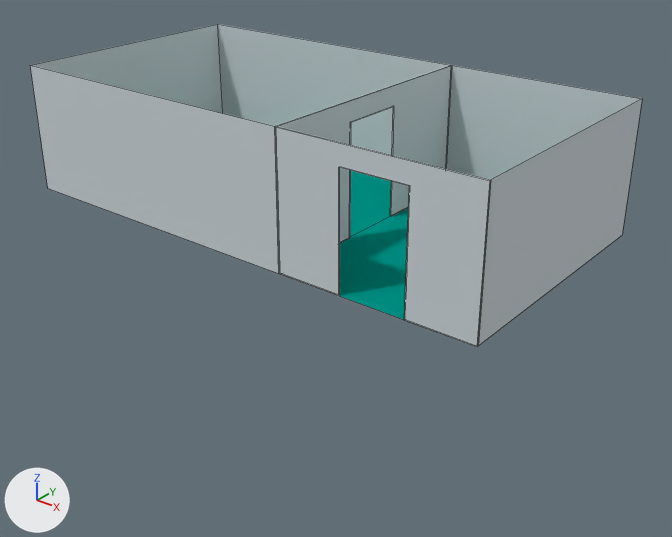
The Blender file Javoc/Assets/meshes/main_room.blend, before and after one commit.
One viewpoint serves both versions: a 50 mm camera at (10.45, -10.12, 5.4) aimed at (3.07, -0.9, -0.32). Arrows for +X, +Y and +Z are at lower left; the lights stay in place. Mesh edges are drawn as thin lines.

Names of what the first picture shows: 'door_wall', 'door_wall.001', 'main_room'.
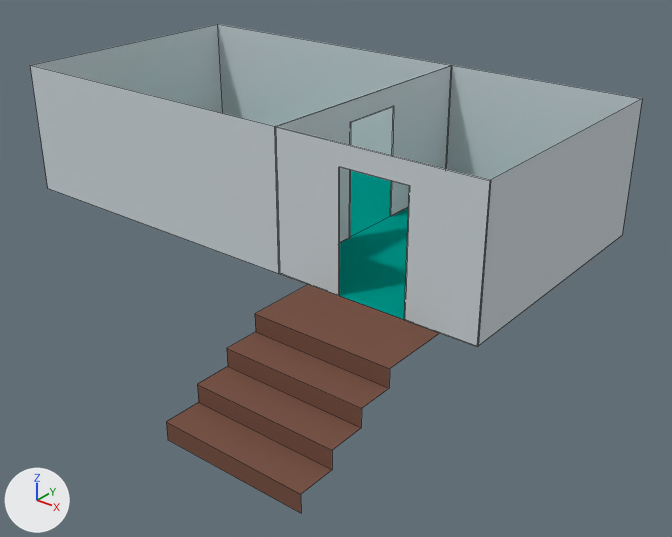
What differs and where, as boxes [x1, y1, x2, y2] in the pictures (672 x 537 px):
'main_room', reshaped (52% taller)
    before: [30, 24, 642, 346]
    after: [30, 24, 642, 513]
part 1 of me_cube_001, added (brown)
    after: [166, 285, 439, 513]

What the commit changed:
Material 'stairs' (mat_stairs) is new.
Its base color is (0.191, 0.0908, 0.0648) (brown #795548).
me_cube_001 has 17 vertices, 7 faces and spans x -1.0..7.0, y -3.0..1.0, z -1.0..1.0.
me_cube_001 is used by ob_main_room; location (-1.0, 1.0, 1.0).
Verts and faces of me_cube_001; kept vertices keep their numbers, new ones are numbered from 17.
Before the commit, vertices of me_cube_001: 13 (4.0, -3.0, -1.0) at pixel (279, 273), 14 (7.0, -3.0, -1.0) at pixel (477, 346).
Part 1, on me_cube_001:
New vertex 17 is at (4.5, -3.0, -1.0), pixel (308, 284).
New vertex 18 is at (4.5, -3.0, -1.0), pixel (308, 284).
New vertex 19 is at (4.5, -3.0, -1.0), pixel (308, 284).
New vertex 20 is at (4.5, -4.0, -1.0), pixel (254, 313).
New vertex 21 is at (4.5, -4.0, -1.25), pixel (255, 331).
New vertex 22 is at (4.5, -4.5, -1.25), pixel (226, 348).
New vertex 23 is at (4.5, -4.5, -1.5), pixel (227, 366).
New vertex 24 is at (4.5, -5.0, -1.5), pixel (197, 384).
New vertex 25 is at (4.5, -5.0, -1.75), pixel (198, 402).
New vertex 26 is at (4.5, -5.5, -1.75), pixel (166, 421).
New vertex 27 is at (4.5, -5.5, -2.0), pixel (167, 439).
New vertices 28 to 38 stand at vertices 17 to 27, in that order, plus (2.0, 0.0, 0.0).
New faces: (13, 17, 28, 14), (17, 18, 29, 28), (18, 19, 30, 29) (mat_floor (cyan #009688)).
New faces: (19, 20, 31, 30), (20, 21, 32, 31), (21, 22, 33, 32), (22, 23, 34, 33), (23, 24, 35, 34), (24, 25, 36, 35) (mat_stairs (brown #795548)).
New faces: (25, 26, 37, 36), (26, 27, 38, 37) (mat_stairs (brown #795548)).
me_cube_001 now uses material mat_stairs (brown #795548).
